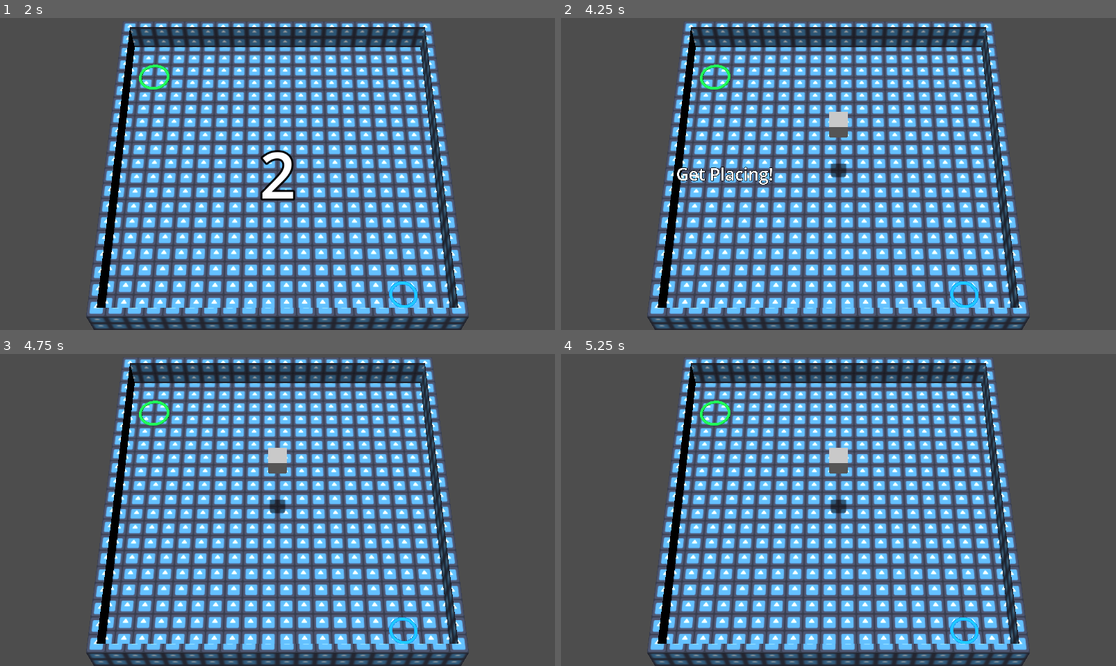
Above: before the commit, frames 1-4 (two rows, left to right).
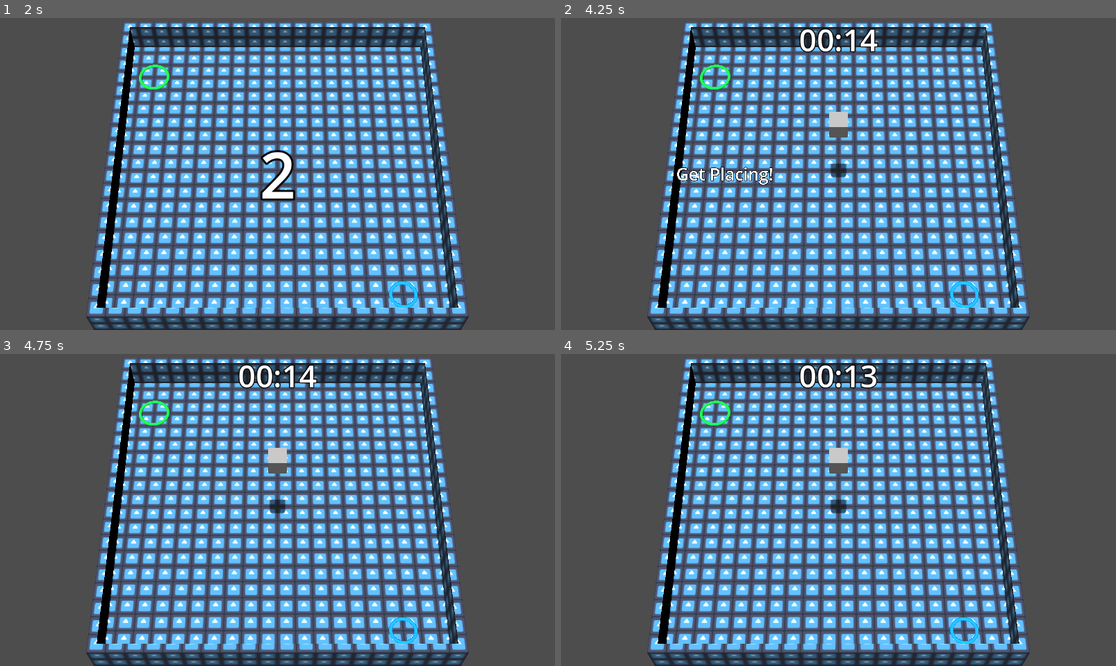
Above: after the commit, the same moments.

Repository: hellocld/bjsjam_xix
Game: Godot game, scene res://src/game/game.tscn
Same seed, same stepped clock (60 frames per second), same inputs: the game is played once before the commit and once after it. The engine's default icon, where the game draws it, is replaced by a stand-in: a white triangle on a blue panel in a dark square.
Inputs (mouse positions are in pixels of both pictures, inside the frame that each line leads up to):
- Up to frame 1 (2 s): tap Enter at 0.5 s; move the mouse to (399, 158) at 0.52 s; hold D 0.53-1.25 s; tap Backspace at 0.6 s; click (399, 158) at 0.67 s; drag from (166, 189) to (249, 236) at 1.27 s
- Up to frame 2 (4.25 s): move the mouse to (894, 105) at 2.02 s; hold D 2.03-2.75 s; tap F at 2.1 s; drag from (810, 236) to (672, 127) at 2.77 s; move the mouse to (1005, 220) at 3.52 s; hold A from 3.53 s (still down); tap Z at 3.6 s
- Up to frame 3 (4.75 s): release A at 4.25 s; drag from (111, 463) to (194, 432) at 4.27 s
- Up to frame 4 (5.25 s): tap Space at 5 s; move the mouse to (866, 510) at 5.02 s; hold S from 5.03 s (still down); tap Delete at 5.1 s; click (866, 510) at 5.17 s

Frame 1 is identical in both runs. In frame 2, 0.6% of the frame differs, in the area x 42-58%, y 3-12%; in frame 3, 0.6%; in frame 4, 0.6%.

Commit message:
Game loop kinda sorta implemented

Diff:
--- a/src/autoloads/event_bus.gd
+++ b/src/autoloads/event_bus.gd
@@ -5,8 +5,6 @@
 signal ui_mask_shown()
 signal ui_mask_hidden()
 
-
-signal ready_for_obstacle_placement()
 
 signal obstacle_placement_started()
 signal obstacle_placement_timeout()
--- /dev/null
+++ b/src/game/ObstaclePlacementTimer.gd
@@ -0,0 +1,14 @@
+extends Timer
+
+
+func _ready() -> void:
+	EventBus.obstacle_placement_started.connect(_on_placement_started)
+	timeout.connect(_on_timeout)
+
+
+func _on_placement_started() -> void:
+	start()
+
+
+func _on_timeout() -> void:
+	EventBus.obstacle_placement_timeout.emit()
--- /dev/null
+++ b/src/game/ObstaclePlacementTimerLabel.gd
@@ -0,0 +1,23 @@
+extends Label
+
+
+@export var timer:Timer
+
+
+func _ready() -> void:
+	EventBus.obstacle_placement_started.connect(_on_timer_started)
+	EventBus.obstacle_placement_timeout.connect(_on_timer_timeout)
+
+
+func _process(delta):
+	var minutes:int = (timer.time_left as int) / 60
+	var seconds:int = (timer.time_left as int) % 60
+	text = "%02d:%02d" % [minutes, seconds]
+
+
+func _on_timer_started() -> void:
+	visible = true
+
+
+func _on_timer_timeout() -> void:
+	visible = false
--- a/src/game/game.gd
+++ b/src/game/game.gd
@@ -14,7 +14,8 @@
 func _ready() -> void:
 	_instance_random_room()
 	_ui.mask_hide()
-	EventBus.ui_mask_hidden.connect(on_room_ready)
+	EventBus.ui_mask_hidden.connect(on_room_ready, CONNECT_ONE_SHOT)
+	EventBus.map_baked.connect(_on_map_baked)
 
 
 func on_room_ready() -> void:
@@ -26,3 +27,9 @@
 	for child in _room_root.get_children():
 		child.queue_free()
 	_room_root.add_child(_room)
+
+
+func _on_map_baked() -> void:
+	_ui.mask_hide()
+	_room.navigator.ready_up()
+	_room.navigator.start_nav()
--- a/src/game/game.tscn
+++ b/src/game/game.tscn
@@ -1,9 +1,11 @@
-[gd_scene load_steps=20 format=3 uid="uid://4ntbqy6rk18f"]
+[gd_scene load_steps=24 format=3 uid="uid://4ntbqy6rk18f"]
 
 [ext_resource type="Script" path="res://src/game/game.gd" id="1_0xk1w"]
 [ext_resource type="PackedScene" uid="uid://cx5k4egalt1he" path="res://src/rooms/custom/room_corner2corner.tscn" id="2_5u6ya"]
 [ext_resource type="Script" path="res://src/ui/MaskAnimationPlayer.gd" id="3_a7piw"]
 [ext_resource type="Script" path="res://src/ui/ui.gd" id="3_cflfw"]
+[ext_resource type="Script" path="res://src/game/ObstaclePlacementTimer.gd" id="5_ekg4u"]
+[ext_resource type="Script" path="res://src/game/ObstaclePlacementTimerLabel.gd" id="5_oguwo"]
 
 [sub_resource type="LabelSettings" id="LabelSettings_6iq0u"]
 font_size = 128
@@ -165,6 +167,16 @@
 states/Start/position = Vector2(92, 125)
 transitions = ["MaskShow", "MaskHide", SubResource("AnimationNodeStateMachineTransition_scasa"), "MaskHide", "MaskShow" …(238 unchanged characters)…
 
+[sub_resource type="LabelSettings" id="LabelSettings_6jcyx"]
+font_size = 64
+outline_size = 8
+outline_color = Color(0, 0, 0, 1)
+
+[sub_resource type="LabelSettings" id="LabelSettings_tj1t8"]
+font_size = 128
+outline_size = 16
+outline_color = Color(0, 0, 0, 1)
+
 [node name="Game" type="Node3D"]
 script = ExtResource("1_0xk1w")
 room_pool = Array[PackedScene]([ExtResource("2_5u6ya")])
@@ -236,6 +248,50 @@
 anim_player = NodePath("../MaskAnimationPlayer")
 active = true
 
+[node name="MarginContainer" type="MarginContainer" parent="UI"]
+layout_mode = 1
+anchors_preset = 15
+anchor_right = 1.0
+anchor_bottom = 1.0
+grow_horizontal = 2
+grow_vertical = 2
+
+[node name="CenterContainer" type="CenterContainer" parent="UI/MarginContainer"]
+layout_mode = 2
+size_flags_vertical = 0
+
+[node name="ObstaclePlacementTimerLabel" type="Label" parent="UI/MarginContainer/CenterContainer" node_paths=PackedStringArray("timer")]
+visible = false
+layout_mode = 2
+text = "00:00"
+label_settings = SubResource("LabelSettings_6jcyx")
+script = ExtResource("5_oguwo")
+timer = NodePath("../../../../ObstaclePlacementTimer")
+
+[node name="ObstTimesUp" type="Label" parent="UI"]
+visible = false
+layout_mode = 1
+anchors_preset = 8
+anchor_left = 0.5
+anchor_top = 0.5
+anchor_right = 0.5
+anchor_bottom = 0.5
+offset_left = -20.0
+offset_top = -11.5
+offset_right = 20.0
+offset_bottom = 11.5
+grow_horizontal = 2
+grow_vertical = 2
+text = "Time's Up!"
+label_settings = SubResource("LabelSettings_tj1t8")
+
 [node name="DirectionalLight3D" type="DirectionalLight3D" parent="."]
 transform = Transform3D(0.938391, 0.25139, -0.237121, 0, 0.686161, 0.72745, 0.345577, -0.682632, 0.643887, 0, 0, 0)
 light_energy = 0.5
+
+[node name="ObstaclePlacementTimer" type="Timer" parent="."]
+wait_time = 15.0
+one_shot = true
+script = ExtResource("5_ekg4u")
+
+[node name="AudioStreamPlayer" type="AudioStreamPlayer" parent="."]
--- a/src/obstacle_placer/obstacle_placer.gd
+++ b/src/obstacle_placer/obstacle_placer.gd
@@ -19,6 +19,8 @@
 
 
 func _physics_process(delta):
+	if !visible:
+		return
 	var movement = Vector3.ZERO
 	var rot_x = Input.get_axis("obstacleplacer_rot_x_pos", "obstacleplacer_rot_x_neg")
 	var rot_z = Input.get_axis("obstacleplacer_rot_z_pos", "obstacleplacer_rot_z_neg")
@@ -34,9 +36,10 @@
 		_obstacle_pool_index = wrapi(_obstacle_pool_index - 1, 0, obstacles.size())
 
 	if Input.is_action_just_pressed("obstacleplacer_place"):
-		_held_obstacle.place()
-		_held_obstacle = null
-		instance_held_obstacle(obstacles[_obstacle_pool_index])
+		if _held_obstacle != null:
+			_held_obstacle.place()
+			_held_obstacle = null
+			instance_held_obstacle(obstacles[_obstacle_pool_index])
 
 
 func instance_held_obstacle(obstacleScene: PackedScene) -> void:
--- a/src/rooms/room_base.gd
+++ b/src/rooms/room_base.gd
@@ -8,8 +8,8 @@
 @onready var obstacle_placer:ObstaclePlacer = $ObstaclePlacer
 
 func _ready() -> void:
-	EventBus.ready_for_obstacle_placement.connect(enable_obstacle_placer)
-	EventBus.obstacle_placement_timeout.connect(disable_obstacle_placer)
+	EventBus.obstacle_placement_started.connect(enable_obstacle_placer)
+	EventBus.obstacle_placement_timeout.connect(_on_obstacle_placement_timeout)
 
 	navigator.configure(nav_start, nav_goal)
 	disable_obstacle_placer()
@@ -22,6 +22,11 @@
 
 func disable_obstacle_placer() -> void:
 	obstacle_placer.disable()
+
+
+func _on_obstacle_placement_timeout() -> void:
+	obstacle_placer.disable()
+	EventBus.ui_mask_shown.connect(rebake_room_navigation, CONNECT_ONE_SHOT)
 
 
 func rebake_room_navigation() -> void:
--- a/src/ui/ui.gd
+++ b/src/ui/ui.gd
@@ -6,6 +6,7 @@
 
 func _ready() -> void:
 	_state_machine = $MaskAnimationTree["parameters/playback"]
+	EventBus.obstacle_placement_timeout.connect(_on_obst_placement_timeout)
 
 
 func mask_hide() -> void:
@@ -21,4 +22,10 @@
 
 
 func obst_countdown_complete() -> void:
-	EventBus.ready_for_obstacle_placement.emit()
+	EventBus.obstacle_placement_started.emit()
+
+
+func _on_obst_placement_timeout() -> void:
+	$ObstTimesUp.visible = true
+	var timer = get_tree().create_timer(3)
+	timer.timeout.connect(mask_show)
